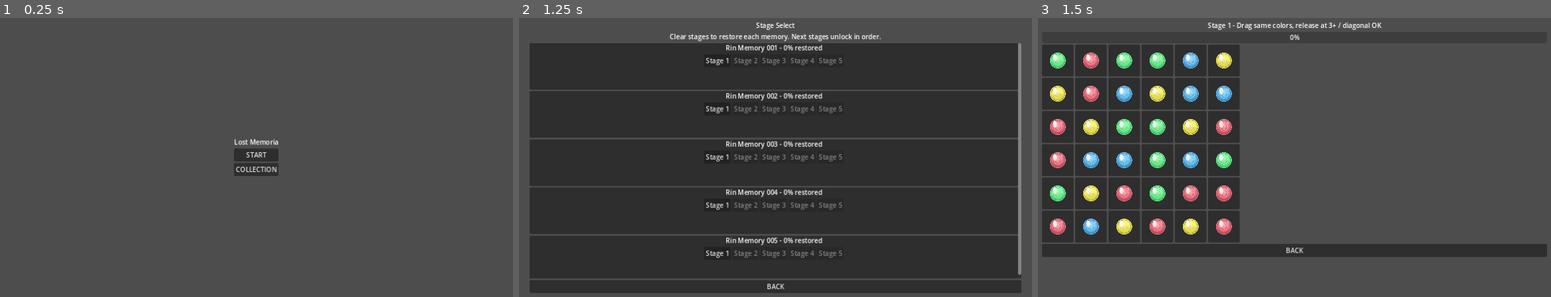
Above: before the commit, frames 1-3 (left to right).
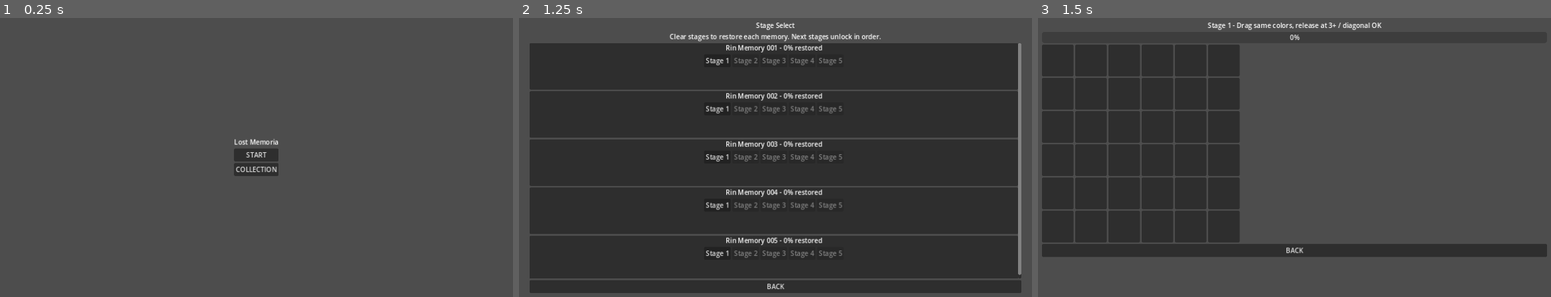
Above: after the commit, the same moments.

Repository: uzupiyo/Lost-Memoria
Game: Godot game, scene res://scenes/title/title.tscn
Two runs of this game, one before a commit and one after it. Both use one fixed random seed, a clock stepped at 60 frames per second and the inputs below.
Inputs:
- Up to frame 1 (0.25 s): no input
- Up to frame 2 (1.25 s): click "START" at 0.5 s
- Up to frame 3 (1.5 s): click "Stage 1" at 1.25 s

Frames 1-2 are identical in both runs. In frame 3, 5.1% of the frame differs, in the area x 2-38%, y 12-78%.
Error after the commit: Invalid assignment of property or key 'texture' with value of type 'CompressedTexture2D' on a base object of type 'null instance'. (res://scripts/puzzle_screen…

Commit message:
Stabilize puzzle board image drops

Diff:
--- a/scripts/puzzle_screen.gd
+++ b/scripts/puzzle_screen.gd
@@ -4,6 +4,7 @@
 const COLOR_COUNT: int = 4
 const CLEAR_SCORE: int = 30
 const MIN_MATCH: int = 3
+const PIECE_SIZE: Vector2 = Vector2(76, 76)
 
 const DROP_PATHS: Array[String] = [
 	"res://assets/puzzle/drops/memory_orb_red.png",
@@ -21,7 +22,7 @@
 
 var score: int = 0
 var pieces: Array[int] = []
-var piece_buttons: Array[Button] = []
+var piece_controls: Array[PanelContainer] = []
 var selected_indices: Array[int] = []
 var selected_color: int = -1
 var is_selecting: bool = false
@@ -71,7 +72,7 @@
 func _generate_board() -> void:
 	board.columns = BOARD_SIZE
 	pieces.clear()
-	piece_buttons.clear()
+	piece_controls.clear()
 	selected_indices.clear()
 	var child_index: int = board.get_child_count() - 1
 	while child_index >= 0:
@@ -82,19 +83,41 @@
 	while create_index < BOARD_SIZE * BOARD_SIZE:
 		var piece_value: int = randi() % COLOR_COUNT
 		pieces.append(piece_value)
-		var button: Button = Button.new()
-		button.custom_minimum_size = Vector2(76, 76)
-		button.focus_mode = Control.FOCUS_NONE
-		button.mouse_filter = Control.MOUSE_FILTER_STOP
-		button.expand_icon = true
-		button.icon_alignment = HORIZONTAL_ALIGNMENT_CENTER
-		button.vertical_icon_alignment = VERTICAL_ALIGNMENT_CENTER
-		button.gui_input.connect(_on_piece_gui_input.bind(create_index))
-		button.mouse_entered.connect(_on_piece_mouse_entered.bind(create_index))
-		piece_buttons.append(button)
-		board.add_child(button)
+		var piece: PanelContainer = _create_piece_control(create_index)
+		piece_controls.append(piece)
+		board.add_child(piece)
 		create_index += 1
 	_update_board_view()
+
+func _create_piece_control(index: int) -> PanelContainer:
+	var panel: PanelContainer = PanelContainer.new()
+	panel.custom_minimum_size = PIECE_SIZE
+	panel.mouse_filter = Control.MOUSE_FILTER_STOP
+	panel.gui_input.connect(_on_piece_gui_input.bind(index))
+	panel.mouse_entered.connect(_on_piece_mouse_entered.bind(index))
+
+	var center: CenterContainer = CenterContainer.new()
+	center.mouse_filter = Control.MOUSE_FILTER_IGNORE
+	center.set_anchors_preset(Control.PRESET_FULL_RECT)
+	panel.add_child(center)
+
+	var texture_rect: TextureRect = TextureRect.new()
+	texture_rect.name = "DropImage"
+	texture_rect.custom_minimum_size = Vector2(64, 64)
+	texture_rect.expand_mode = TextureRect.EXPAND_IGNORE_SIZE
+	texture_rect.stretch_mode = TextureRect.STRETCH_KEEP_ASPECT_CENTERED
+	texture_rect.mouse_filter = Control.MOUSE_FILTER_IGNORE
+	center.add_child(texture_rect)
+
+	var label: Label = Label.new()
+	label.name = "FallbackLabel"
+	label.horizontal_alignment = HORIZONTAL_ALIGNMENT_CENTER
+	label.vertical_alignment = VERTICAL_ALIGNMENT_CENTER
+	label.mouse_filter = Control.MOUSE_FILTER_IGNORE
+	label.hide()
+	center.add_child(label)
+
+	return panel
 
 func _input(event: InputEvent) -> void:
 	if has_cleared or not is_selecting:
@@ -205,9 +228,9 @@
 
 func _get_piece_index_at_position(global_position: Vector2) -> int:
 	var i: int = 0
-	while i < piece_buttons.size():
-		var button: Button = piece_buttons[i]
-		var rect: Rect2 = Rect2(button.global_position, button.size)
+	while i < piece_controls.size():
+		var piece: PanelContainer = piece_controls[i]
+		var rect: Rect2 = Rect2(piece.global_position, piece.size)
 		if rect.has_point(global_position):
 			return i
 		i += 1
@@ -248,23 +271,29 @@
 			return "●\nGreen"
 
 func _update_board_view() -> void:
-	if piece_buttons.size() != pieces.size():
+	if piece_controls.size() != pieces.size():
 		return
 	var i: int = 0
-	while i < piece_buttons.size():
-		var button: Button = piece_buttons[i]
+	while i < piece_controls.size():
+		var piece: PanelContainer = piece_controls[i]
 		var piece_color: int = pieces[i]
 		var texture: Texture2D = _get_drop_texture(piece_color)
-		button.icon = texture
-		if texture == null:
-			button.text = _piece_symbol(piece_color)
-			button.add_theme_color_override("font_color", _piece_font_color(piece_color))
+		var texture_rect: TextureRect = piece.get_node("CenterContainer/DropImage") as TextureRect
+		var label: Label = piece.get_node("CenterContainer/FallbackLabel") as Label
+		if texture != null:
+			texture_rect.texture = texture
+			texture_rect.show()
+			label.hide()
 		else:
-			button.text = ""
+			texture_rect.texture = null
+			texture_rect.hide()
+			label.text = _piece_symbol(piece_color)
+			label.add_theme_color_override("font_color", _piece_font_color(piece_color))
+			label.show()
 		if selected_indices.has(i):
-			button.modulate = Color(1.35, 1.35, 1.35)
+			piece.modulate = Color(1.35, 1.35, 1.35)
 		else:
-			button.modulate = Color(1, 1, 1)
+			piece.modulate = Color(1, 1, 1)
 		i += 1
 
 func _piece_font_color(index: int) -> Color:
